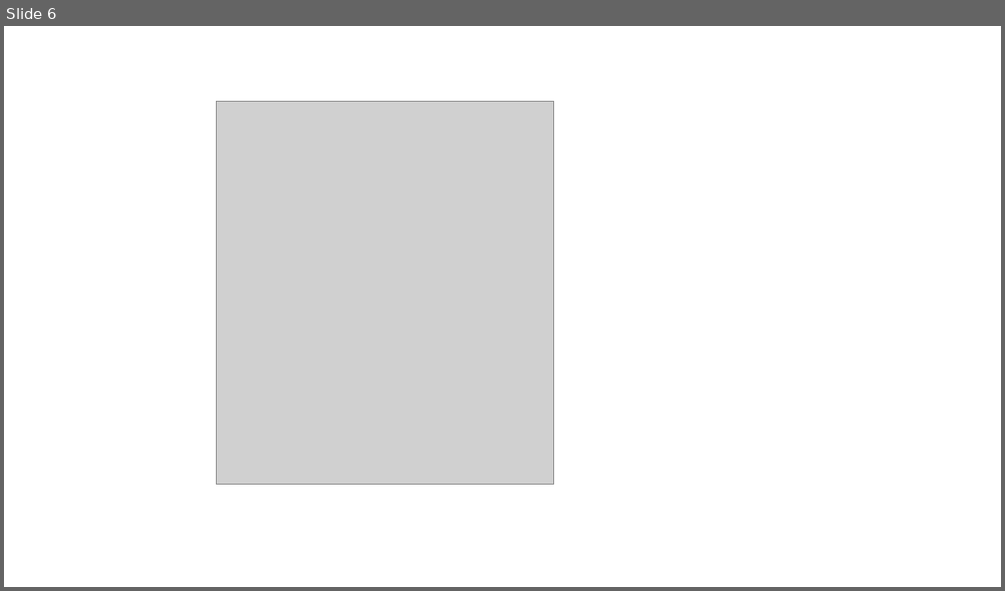
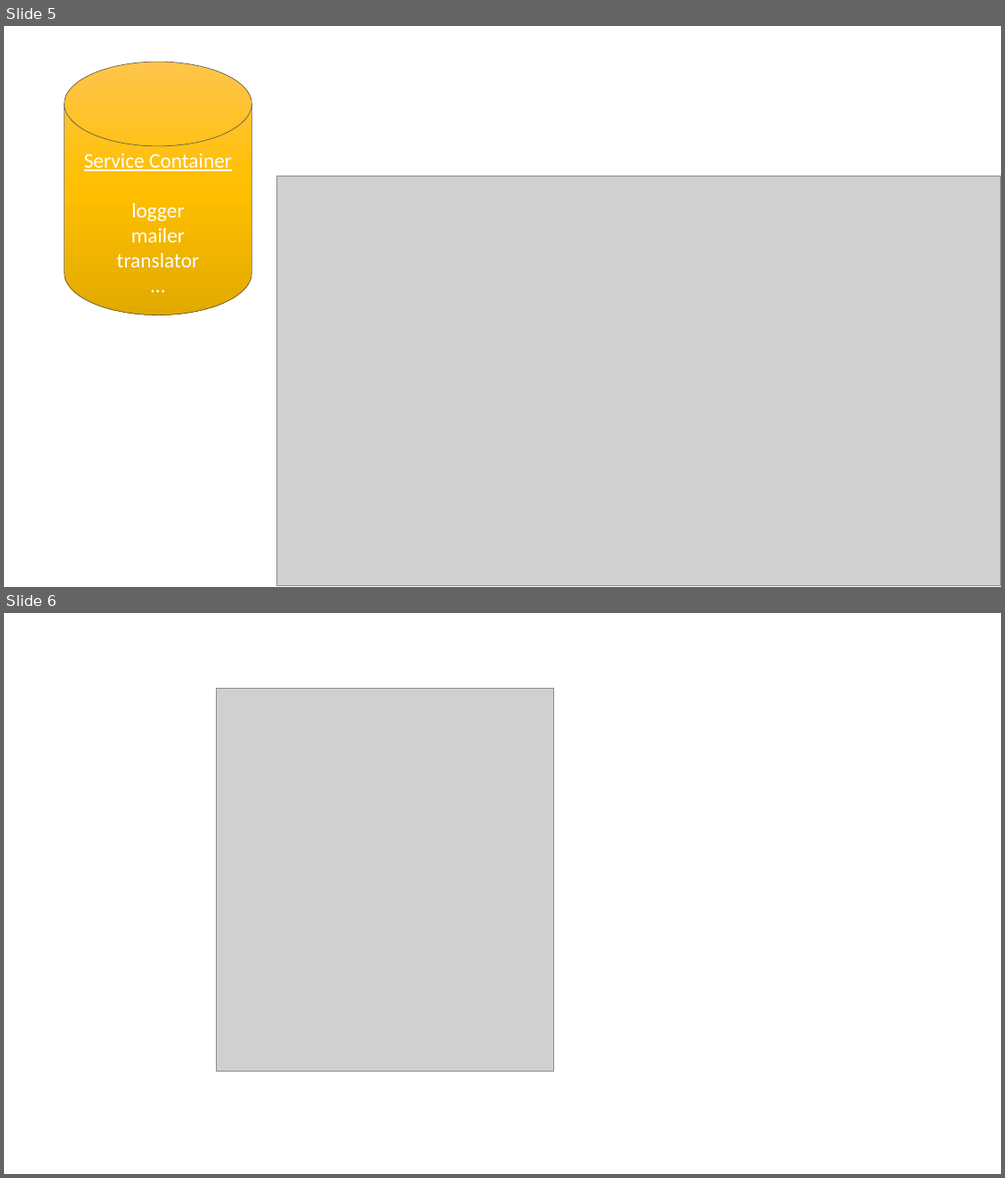
Before and after one commit to maxpou-slides/maxpou-slides.github.io, a slide deck: slides/symfony2-basics-conserto/img/schema.pptx. Shown one above the other, each under a label of ours: slide 6 before the commit, slides 5 and 6 after it. The pictures are 1005x591 and 1005x1178 pixels, drawn with LibreOffice and Linux fonts; fonts in the diff are those of the drawing; grey boxes stand for pictures. Boxes give left, top, right and bottom in pixels: in the first picture for what was removed or moved away, otherwise in the second. Text is boxed around its words. In the diff, an @@ line names an element or a change of style, - is before the commit and + after.

```diff
--- a/slides/symfony2-basics-conserto/img/schema.pptx
+++ b/slides/symfony2-basics-conserto/img/schema.pptx
@@ slide 5 added at [4,26,1001,587], background #FFFFFF @@
@@ cylinder added at [65,62,252,315], fill gradient #FFC64B to #FFC000 to #E3AB00, outline #525252 0.5 pt, 20 pt, text #FFFFFF @@
+Service Container
+logger
+mailer
+translator
+…
@@ picture added at [277,176,1001,585] @@
```
Also in this commit, not shown: 1 slide removed, 3 other files.
